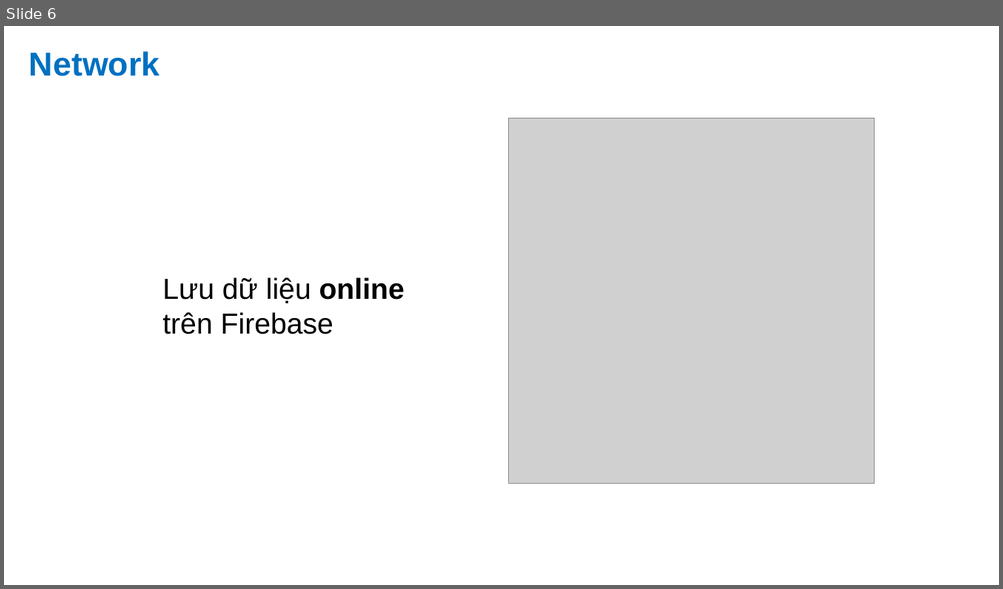
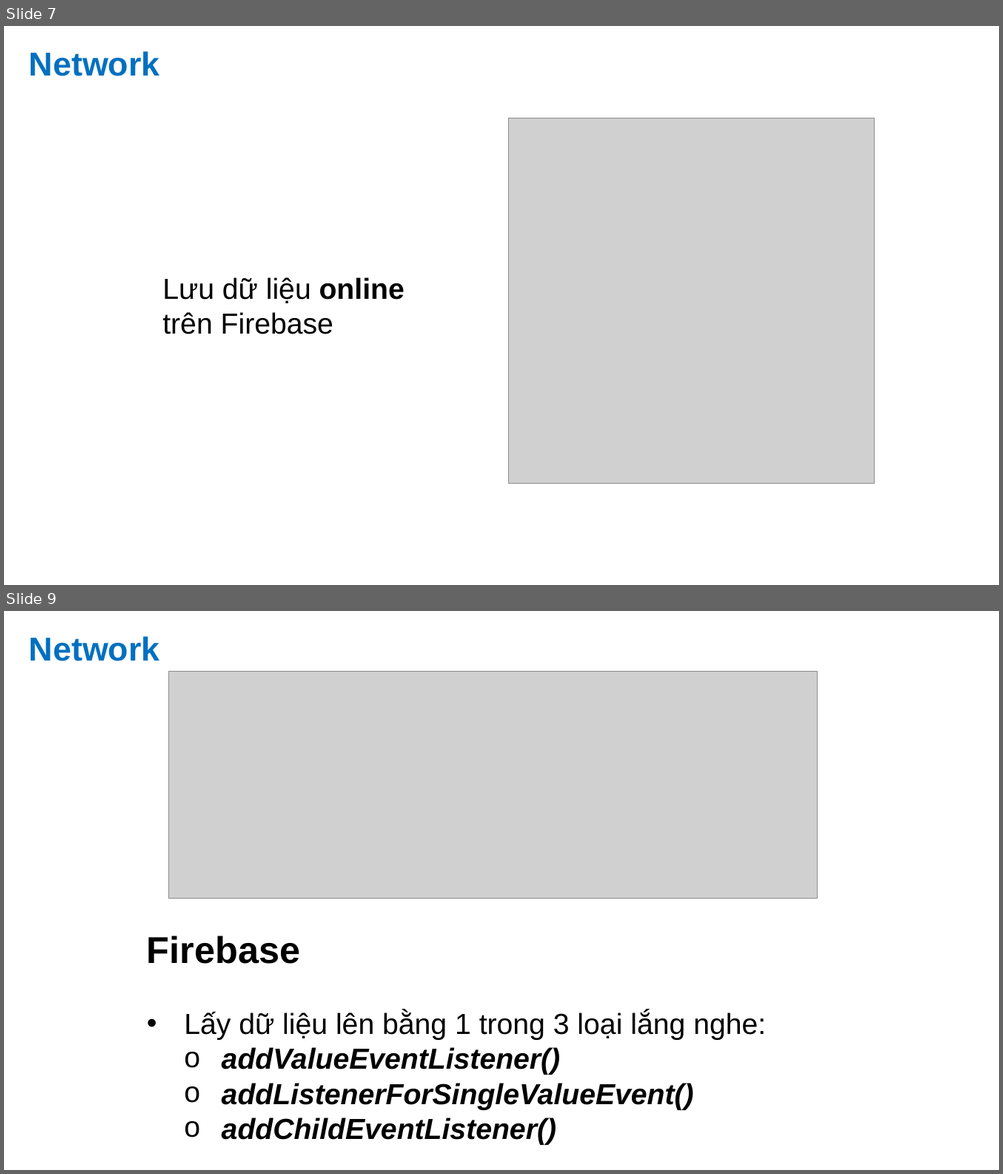
Before and after one commit to anhndd/linexo, a slide deck: Presentation/LineXO/LineXO_Sang.pptx. Shown one above the other, each under a label of ours: slide 6 before the commit, slides 7 and 9 after it; the slides between them are not shown. The pictures are 1003x589 and 1003x1174 pixels, drawn with LibreOffice and Linux fonts; fonts in the diff are those of the drawing; grey boxes stand for pictures. Boxes give left, top, right and bottom in pixels: in the first picture for what was removed or moved away, otherwise in the second. Text is boxed around its words. In the diff, an @@ line names an element or a change of style, - is before the commit and + after.

```diff
--- a/Presentation/LineXO/LineXO_Sang.pptx
+++ b/Presentation/LineXO/LineXO_Sang.pptx
@@ slide 9 added at [4, 611, 999, 1170], background #FFFFFF @@
@@ text added at [29, 636, 160, 661], 32 pt, text #0070C0, bold @@
+Network
@@ picture added at [169, 672, 817, 898] @@
@@ text added at [147, 936, 765, 1145], 28 pt, text #000000, bold, italic @@
+Firebase
+• Lấy dữ liệu lên bằng 1 trong 3 loại lắng nghe:
+  o addValueEventListener()
+  o addListenerForSingleValueEvent()
+  o addChildEventListener()
@@ what was slide 6 is now slide 7 @@
```
Also in this commit, not shown: 4 slides changed, 2 other slides added.
